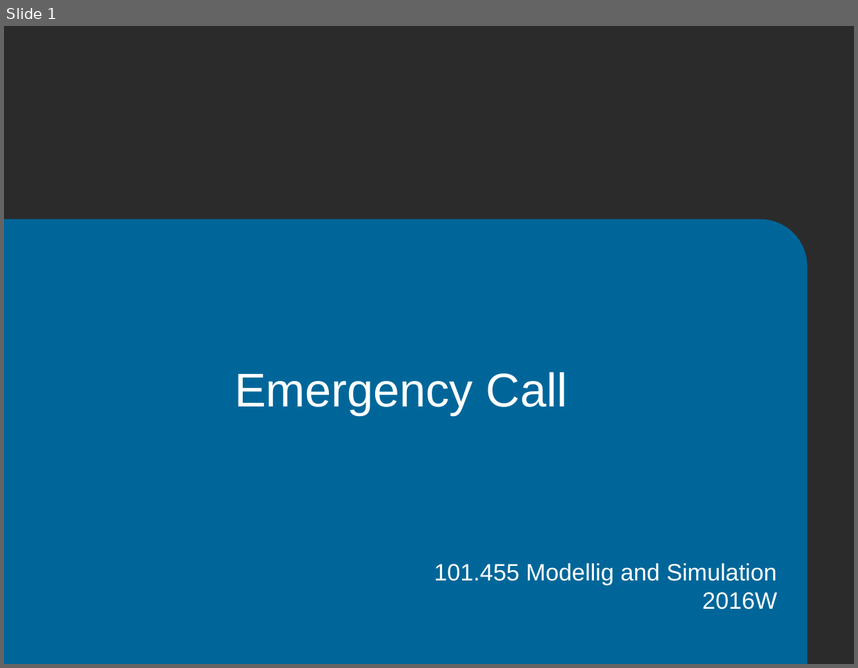
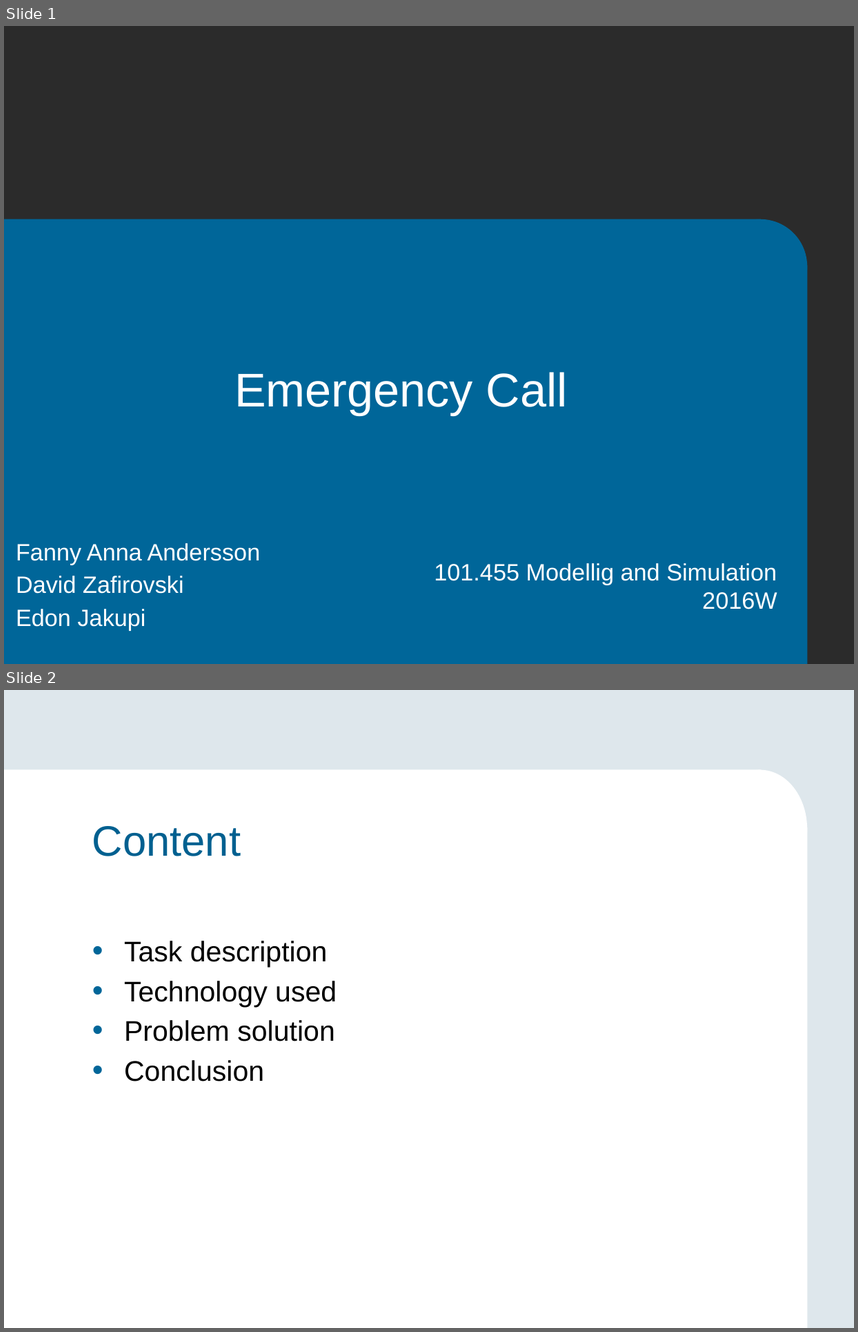
Before and after one commit to edonjakupi/MaS_Project, a slide deck: EmergencyCall_presentation.pptx. Shown one above the other, each under a label of ours: slide 1 before the commit, slides 1 and 2 after it. The pictures are 858x668 and 858x1332 pixels, drawn with LibreOffice and Linux fonts; fonts in the diff are those of the drawing; background and template pictures are left out; a plain dark background stands for a picture behind light text. Boxes give left, top, right and bottom in pixels: in the first picture for what was removed or moved away, otherwise in the second. Text is boxed around its words. In the diff, an @@ line names an element or a change of style, - is before the commit and + after.

```diff
--- a/EmergencyCall_presentation.pptx
+++ b/EmergencyCall_presentation.pptx
@@ slide 2 added at box(4, 690, 854, 1328), background #DEE7EC @@
@@ rectangle added at box(4, 770, 762, 1328), fill #FFFFFF @@
@@ ellipse added at box(713, 770, 807, 888), fill #FFFFFF @@
@@ title added at box(92, 826, 241, 856), 36 pt, text #006090 @@
+Content
@@ rectangle added at box(459, 828, 807, 1328), fill #FFFFFF @@
@@ text added at box(124, 940, 337, 1081), 24 pt, text #000000 @@
+• Task description
+• Technology used
+• Problem solution
+• Conclusion
@@ slide 1 changed as well @@
@@ text added at box(16, 543, 261, 630), 20 pt, text #FFFFFF @@
+Fanny Anna Andersson
+David Zafirovski
+Edon Jakupi
```
Also in this commit, not shown: 5 other slides added, 1 slide removed.
